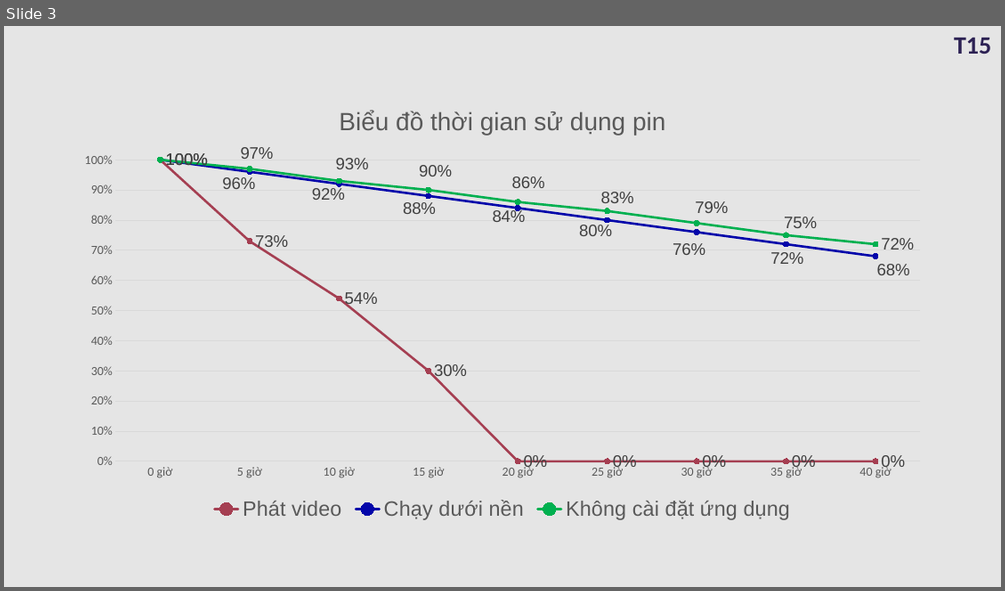
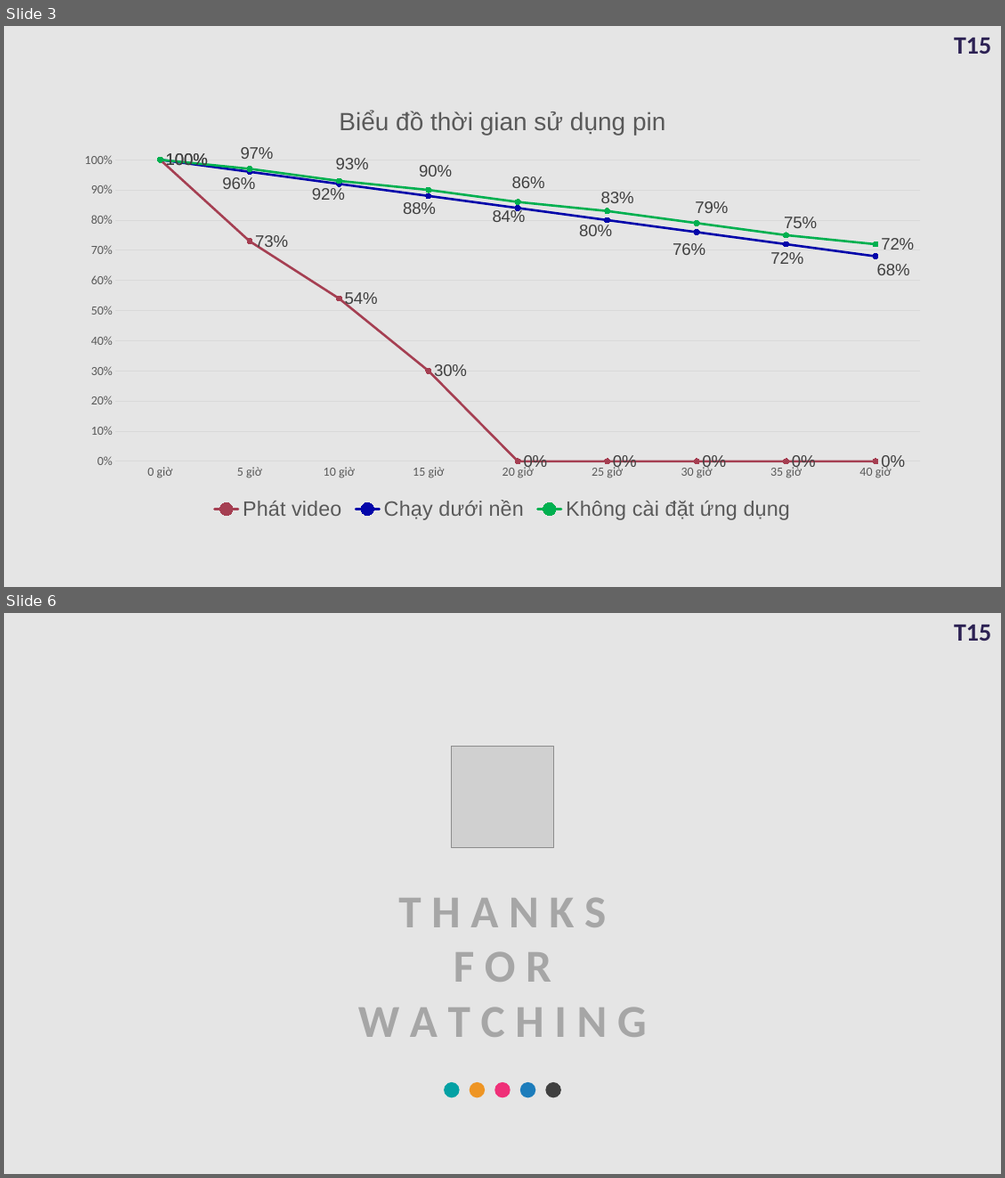
Before and after one commit to daihieptn97/share, a slide deck: Đồ án/BaoCao.pptx. Shown one above the other, each under a label of ours: slide 3 before the commit, slides 3 and 6 after it; the slides between them are not shown. The pictures are 1005x591 and 1005x1178 pixels, drawn with LibreOffice and Linux fonts; fonts in the diff are those of the drawing; grey boxes stand for pictures. Boxes give left, top, right and bottom in pixels: in the first picture for what was removed or moved away, otherwise in the second. Text is boxed around its words. In the diff, an @@ line names an element or a change of style, - is before the commit and + after.

```diff
--- a/Đồ án/BaoCao.pptx
+++ b/Đồ án/BaoCao.pptx
@@ slide 6 added at (x1=4, y1=613, x2=1001, y2=1174), background #E5E5E5; not listed: 1 template element that a slide beside it also shows @@
@@ picture added at (x1=452, y1=747, x2=554, y2=848) @@
@@ text added at (x1=358, y1=898, x2=647, y2=1037), 44 pt, text #A6A6A6, bold @@
+T H A N K S
+F O R
+W A T C H I N G
@@ group added at (x1=444, y1=1082, x2=561, y2=1097): 5 ellipses @@
```
Also in this commit, not shown: 3 slides changed, 1 other slide added.
